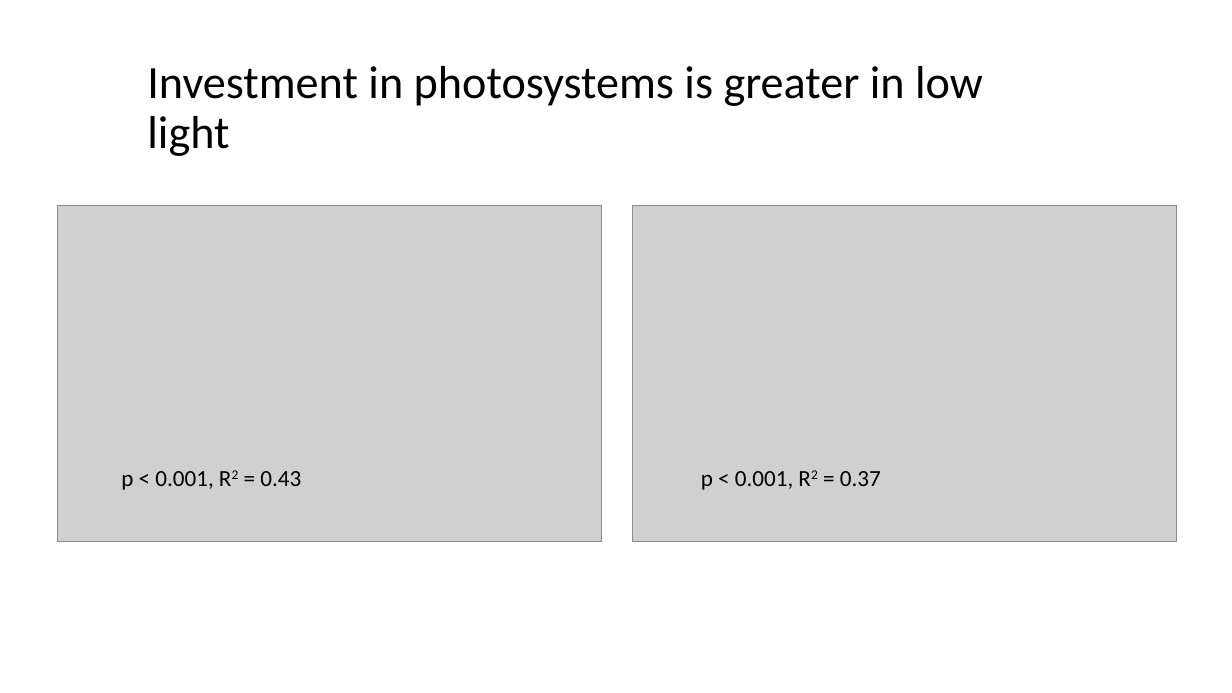
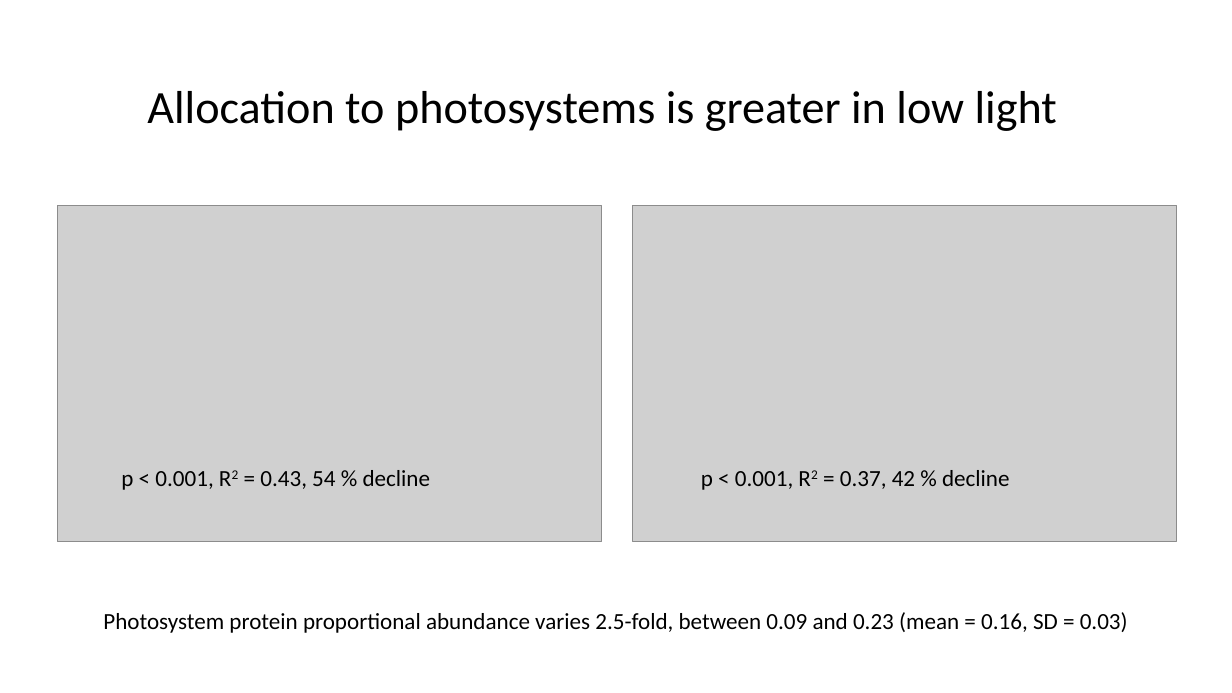
Before and after one commit to jamesrlawson/leaf_proteomics, a slide deck: slide 7 of docs/talks/ANU talk/ANU talk results.pptx. Drawn at 1232x693 pixels with LibreOffice and Linux fonts; fonts in the diff are those of the drawing; grey boxes stand for pictures. Boxes give left, top, right and bottom in pixels: in the first picture for what was removed or moved away, otherwise in the second. Text is boxed around its words. In the diff, an @@ line names an element or a change of style, - is before the commit and + after.

```diff
--- a/docs/talks/ANU talk/ANU talk results.pptx
+++ b/docs/talks/ANU talk/ANU talk results.pptx
@@ text at <box>147,91,1057,131</box>: text changed @@
-Investment in photosystems is greater in low light
+Allocation to photosystems is greater in low light
@@ text at <box>121,470,431,490</box>: text changed @@
-p < 0.001, R2 = 0.43
+p < 0.001, R2 = 0.43, 54 % decline
@@ text at <box>701,470,1010,490</box>: text changed @@
-p < 0.001, R2 = 0.37
+p < 0.001, R2 = 0.37, 42 % decline
@@ text added at <box>103,612,1128,633</box>, 18 pt, text #000000 @@
+Photosystem protein proportional abundance varies 2.5-fold, between 0.09 and 0.23 (mean = 0.16, SD = 0.03)
```
Also in this commit, not shown: 7 other slides changed, 3 slides added, 3 slides removed, 9 other files.
